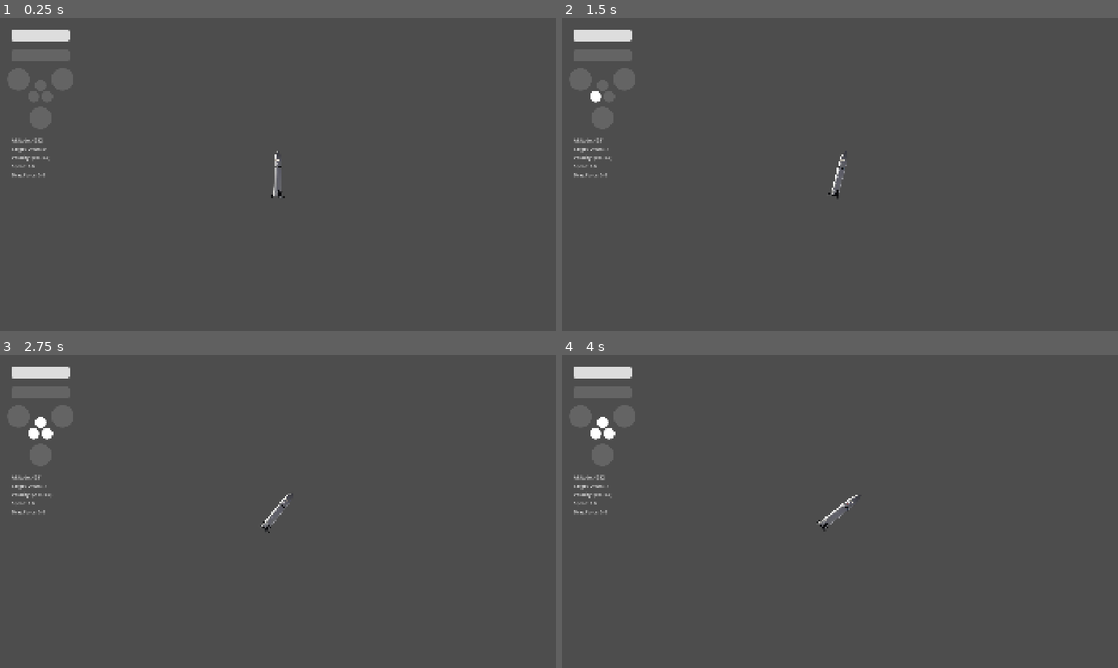
Above: before the commit, frames 1-4 (two rows, left to right).
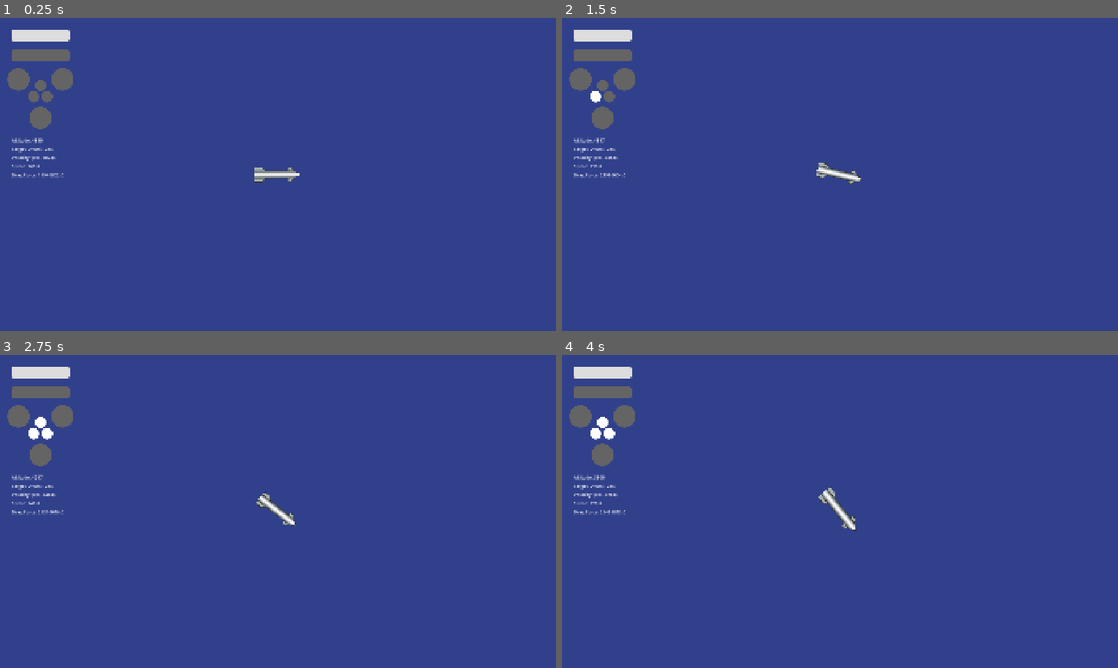
Above: after the commit, the same moments.

Repository: cyb3rgeorge/subnorminal
Game: Godot game, scene res://physics.tscn
Same seed, same stepped clock (60 frames per second), same inputs: the game is played once before the commit and once after it. The engine's default icon, where the game draws it, is replaced by a stand-in: a white triangle on a blue panel in a dark square.
Inputs (mouse positions are in pixels of both pictures, inside the frame that each line leads up to):
- Up to frame 1 (0.25 s): no input
- Up to frame 2 (1.5 s): tap Enter at 0.5 s; move the mouse to (962, 158) at 0.52 s; hold Right (rotateRight) 0.53-1.25 s; hold 1 (1Engine) 0.53-1.25 s; click (962, 158) at 0.67 s; drag from (728, 190) to (812, 237) at 1.27 s
- Up to frame 3 (2.75 s): move the mouse to (333, 442) at 2.02 s; hold Right (rotateRight) from 2.03 s (still down); hold 3 (3Engines) from 2.03 s (still down)
- Up to frame 4 (4 s): release Right (rotateRight) at 2.75 s; release 3 (3Engines) at 2.75 s; drag from (812, 574) to (673, 464) at 2.77 s; move the mouse to (1006, 558) at 3.52 s; hold Left (rotateLeft) from 3.53 s (still down); hold = (zoomIn) from 3.53 s (still down)

The runs differ from the first frame. In frame 1, 98% of the frame differs, in the area x 0-100%, y 0-100%; in frame 2, 98%; in frame 3, 98%; in frame 4, 98%.

Commit message:
Aesthetics and Borders

Diff:
--- a/physics.tscn
+++ b/physics.tscn
@@ -1,18 +1,21 @@
 [gd_scene format=3 uid="uid://bpewqquya7kue"]
 
-[ext_resource type="Texture2D" uid="uid://ddpdtrd0tbnna" path="res://images/hls.png" id="1_5ogd2"]
 [ext_resource type="Script" uid="uid://bw3qik1luvw6a" path="res://starship.gd" id="1_agxhv"]
+[ext_resource type="Texture2D" uid="uid://dqtmtm7nw3g0p" path="res://images/sky.png" id="1_syqjv"]
 [ext_resource type="Script" uid="uid://cx2qgefp2ad13" path="res://propGauge.gd" id="3_hk0ex"]
+[ext_resource type="Texture2D" uid="uid://c47ipy74s0tk6" path="res://images/starship.png" id="3_kvxyv"]
 [ext_resource type="Script" uid="uid://b1akmwma3e6rw" path="res://camera2d.gd" id="4_dfdgy"]
 [ext_resource type="Script" uid="uid://cg4gxkpa12mpb" path="res://throttle.gd" id="4_htxsa"]
-[ext_resource type="Texture2D" uid="uid://biqhk3b8fngfx" path="res://icon.svg" id="5_xf4yl"]
 [ext_resource type="Texture2D" uid="uid://caywmqxs4hsxs" path="res://images/ship3.png" id="6_3542s"]
 [ext_resource type="Texture2D" uid="uid://tmtv7bylagwc" path="res://images/ship2.png" id="7_dfdgy"]
 [ext_resource type="Texture2D" uid="uid://ccg11wl57j05n" path="res://images/ship1.png" id="8_kvxyv"]
 [ext_resource type="Texture2D" uid="uid://bv66xpmy23g1c" path="res://images/ship0.png" id="9_uxuuy"]
+[ext_resource type="Texture2D" uid="uid://c04miqp2afsji" path="res://images/tower.png" id="11_uxuuy"]
+[ext_resource type="Texture2D" uid="uid://d10s5uv25b8np" path="res://images/chopsticks.png" id="12_syqjv"]
+[ext_resource type="Texture2D" uid="uid://f1rduu3r0cgh" path="res://images/ground.png" id="12_uxuuy"]
 
 [sub_resource type="RectangleShape2D" id="RectangleShape2D_5wfv7"]
-size = Vector2(32478, 100)
+size = Vector2(17731.625, 282.08618)
 
 [sub_resource type="StyleBoxFlat" id="StyleBoxFlat_4y73a"]
 bg_color = Color(0.39215687, 0.39215687, 0.39215687, 1)
@@ -42,46 +45,69 @@
 corner_radius_bottom_right = 8
 corner_radius_bottom_left = 8
 
+[sub_resource type="RectangleShape2D" id="RectangleShape2D_3mne7"]
+size = Vector2(89, 24)
+
 [node name="Node2D" type="Node2D" unique_id=1745848919]
 
-[node name="Icon" type="Sprite2D" parent="." unique_id=326992581]
-position = Vector2(1125.501, 1078)
-scale = Vector2(251.03906, 1)
-texture = ExtResource("5_xf4yl")
+[node name="Sky" type="Sprite2D" parent="." unique_id=1290328160]
+position = Vector2(3540, -5140)
+scale = Vector2(203.62944, 183.74208)
+texture = ExtResource("1_syqjv")
+
+[node name="Ground" type="Sprite2D" parent="." unique_id=1673512014]
+position = Vector2(1335.0005, 2699.0002)
+scale = Vector2(11.068532, 7.0797496)
+texture = ExtResource("12_uxuuy")
 
 [node name="Starship" type="RigidBody2D" parent="." unique_id=1724685367]
-position = Vector2(960, -3068)
-rotation = 1.176179
-gravity_scale = 0.0
+position = Vector2(769, -3890.0002)
+rotation = 3.137519
 inertia = 1000.0
 can_sleep = false
 freeze_mode = 1
 linear_damp = 2.0
 angular_damp = 1.0
 script = ExtResource("1_agxhv")
-dryMass = 100000
-
-[node name="CollisionPolygon2D" type="CollisionPolygon2D" parent="Starship" unique_id=92514545]
-position = Vector2(-1, 0)
-rotation = -1.1670965
-polygon = PackedVector2Array(1, -84, 4, -80, 10, -68, 13, -56, 14, -44, 15, 77, -13, 77, -13, -46, -12, -56, -10, -64, -7, -72, -4, -78, -1, -83)
-
-[node name="Sprite2D" type="Sprite2D" parent="Starship" unique_id=343599404]
-rotation = -1.1670965
-scale = Vector2(0.23636362, 0.23636363)
-texture = ExtResource("1_5ogd2")
-
-[node name="Camera2D" type="Camera2D" parent="Starship" unique_id=1585750019]
-rotation = 0.36363494
-limit_enabled = false
-position_smoothing_speed = 4.0
+dryMass = 50000
+
+[node name="StarshipImage" type="Sprite2D" parent="Starship" unique_id=1824359622]
+position = Vector2(-2.37301e-06, 2.7894974e-05)
+rotation = -1.5707964
+scale = Vector2(2, 2)
+texture = ExtResource("3_kvxyv")
+
+[node name="Camera2D" type="Camera2D" parent="Starship" unique_id=2094013215]
 script = ExtResource("4_dfdgy")
+
+[node name="CollisionPolygon2D" type="CollisionPolygon2D" parent="Starship" unique_id=1983826992]
+polygon = PackedVector2Array(-78.00604, -0.24401855, -53.142853, -14.485718, -47.220703, -22.543518, -36.221222, -22.650085, -36.1243, -12.650513, 42.87201, -13.416138, 53.755188, -25.522217, 78.754, -25.764465, 79.24826, 25.233154, 53.24948, 25.485107, 42.133698, 13.592285, -35.88202, 12.348328, -35.785126, 22.34784, -35.785126, 22.34784, -46.784607, 22.454407, -54.87143, 13.53241, -77.99634, 0.7559204)
+
+[node name="Area2DFwd" type="Area2D" parent="Starship" unique_id=55732293 groups=["fwd"]]
+
+[node name="CollisionPolygon2D" type="CollisionPolygon2D" parent="Starship/Area2DFwd" unique_id=339011763]
+polygon = PackedVector2Array(-78.00607, -0.24401855, -53.142914, -14.485596, -47.220703, -22.543457, -36.221222, -22.650024, -36.785095, 22.357605, -46.784607, 22.454529, -53.87152, 13.522705, -77.99637, 0.75598145)
 
 [node name="Land" type="Area2D" parent="." unique_id=1206827131]
 position = Vector2(-10, 1120)
 
+[node name="CollisionShape2D3" type="CollisionShape2D" parent="Land" unique_id=2131039566]
+position = Vector2(2526.9993, -8605)
+rotation = -1.5714247
+scale = Vector2(0.99999994, 0.99999994)
+shape = SubResource("RectangleShape2D_5wfv7")
+
+[node name="CollisionShape2D2" type="CollisionShape2D" parent="Land" unique_id=273992061]
+position = Vector2(-878.80347, -8768.917)
+rotation = 1.5662671
+shape = SubResource("RectangleShape2D_5wfv7")
+
+[node name="CollisionShape2D4" type="CollisionShape2D" parent="Land" unique_id=480737914]
+position = Vector2(1093, -17256)
+shape = SubResource("RectangleShape2D_5wfv7")
+
 [node name="CollisionShape2D" type="CollisionShape2D" parent="Land" unique_id=333878887]
-position = Vector2(970, -40)
+position = Vector2(940, 39)
 shape = SubResource("RectangleShape2D_5wfv7")
 
 [node name="Telemetry" type="CanvasLayer" parent="." unique_id=65945142]
@@ -185,12 +211,42 @@
 position = Vector2(140, 275)
 texture = ExtResource("9_uxuuy")
 
+[node name="WinEndTimer" type="Timer" parent="." unique_id=1869314114]
+
 [node name="EndTimer" type="Timer" parent="." unique_id=86791372]
-wait_time = 2.0
 
 [node name="FailureStartTimer" type="Timer" parent="." unique_id=1928394822]
+wait_time = 5.0
 
 [node name="FailureTimer" type="Timer" parent="." unique_id=2068234445]
+wait_time = 5.0
+
+[node name="TowerArea" type="Area2D" parent="." unique_id=1781511207]
+
+[node name="Tower" type="Sprite2D" parent="TowerArea" unique_id=428413086]
+position = Vector2(935, 780)
+scale = Vector2(2, 2)
+texture = ExtResource("11_uxuuy")
+
+[node name="CollisionPolygon2D" type="CollisionPolygon2D" parent="TowerArea" unique_id=245403023]
+position = Vector2(927, 726)
+polygon = PackedVector2Array(-23, -181, 45, -181, 45, -155, 31, -155, 32, 289, -45, 288, -45, 256, -23, 255)
+
+[node name="ChopsticksArea" type="Area2D" parent="." unique_id=1521499371]
+
+[node name="Chopsticks" type="Sprite2D" parent="ChopsticksArea" unique_id=290342387]
+position = Vector2(998.00006, 630)
+scale = Vector2(1.9199998, 1.9199998)
+texture = ExtResource("12_syqjv")
+
+[node name="CollisionShape2D" type="CollisionShape2D" parent="ChopsticksArea" unique_id=1782389773]
+position = Vector2(1001.5, 612)
+shape = SubResource("RectangleShape2D_3mne7")
 
 [connection signal="body_entered" from="Land" to="Starship" method="_on_area_2d_body_entered"]
+[connection signal="timeout" from="WinEndTimer" to="Starship" method="_on_win_end_timer_timeout"]
 [connection signal="timeout" from="EndTimer" to="Starship" method="_on_end_timer_timeout"]
+[connection signal="timeout" from="FailureStartTimer" to="Starship" method="_on_failure_start_timer_timeout"]
+[connection signal="timeout" from="FailureTimer" to="Starship" method="_on_failure_timer_timeout"]
+[connection signal="body_entered" from="TowerArea" to="Starship" method="_on_tower_area_body_entered"]
+[connection signal="area_entered" from="ChopsticksArea" to="Starship" method="_on_chopsticks_area_area_entered"]
--- a/project.godot
+++ b/project.godot
@@ -32,6 +32,8 @@
 [global_group]
 
 hls=""
+fwd=""
+aft=""
 
 [input]
 
--- a/starship.gd
+++ b/starship.gd
@@ -13,11 +13,11 @@
 @export var dryMass = 1000
 
 # Corrections
-const altitudeCorrection = 964
-const targetOffsetCorrection = 960
+const altitudeCorrection = 1014
+const targetOffsetCorrection = 1014
 
 # Specs
-var power = 500
+var power = 2000
 var angularPower = 500
 
 var thrust = Vector2.ZERO
@@ -34,54 +34,6 @@
 
 	$"../FailureStartTimer".start()
 
-func _on_failure_start_timer_timeout() -> void:
-	$"../FailureTimer".start()
-
-func _on_failure_timer_timeout() -> void:
-	var failureNumber = rng.randf_range(0.0, 42.0)
-	print(failureNumber)
-	if Global.failures < 3:
-		if failureNumber > 21.0:
-			Global.failures = Global.failures + 1
-			get_tree().change_scene_to_file("res://failure.tscn")
-		else:
-			$"../FailureTimer".start()
-	if Global.failures > 3 and Global.failures < 5:
-		if failureNumber > 24.0:
-			Global.failures = Global.failures + 1
-			get_tree().change_scene_to_file("res://failure.tscn")
-		else:
-			$"../FailureTimer".start()
-	if Global.failures > 5 and Global.failures < 8:
-		if failureNumber > 27.0:
-			Global.failures = Global.failures + 1
-			get_tree().change_scene_to_file("res://failure.tscn")
-		else:
-			$"../FailureTimer".start()
-	if Global.failures > 8 and Global.failures < 11:
-		if failureNumber > 30.0:
-			Global.failures = Global.failures + 1
-			get_tree().change_scene_to_file("res://failure.tscn")
-		else:
-			$"../FailureTimer".start()
-	if Global.failures > 11 and Global.failures < 13:
-		if failureNumber > 33.0:
-			Global.failures = Global.failures + 1
-			get_tree().change_scene_to_file("res://failure.tscn")
-		else:
-			$"../FailureTimer".start()
-	if Global.failures > 13 and Global.failures < 16:
-		if failureNumber > 36.0:
-			Global.failures = Global.failures + 1
-			get_tree().change_scene_to_file("res://failure.tscn")
-		else:
-			$"../FailureTimer".start()
-	if Global.failures > 16 and Global.failures < 20:
-		if failureNumber > 39.0:
-			Global.failures = Global.failures + 1
-			get_tree().change_scene_to_file("res://failure.tscn")
-		else:
-			$"../FailureTimer".start()
 
 func get_input():
 	thrust = Vector2.ZERO
@@ -137,7 +89,6 @@
 	var dragDirection = -sign(linear_velocity.y)
 	apply_central_force(Vector2(0, dragForce * dragDirection))
 
-
 	$"../Telemetry/Control/Altimeter".text = "Altitude: " + str(-altitude + altitudeCorrection)
 	$"../Telemetry/Control/TargetOffset".text = "Target Offset: " + str(targetOffset - targetOffsetCorrection)
 	$"../Telemetry/Control/Velocity".text = "Velocity: " + str(velocity)
@@ -156,9 +107,27 @@
 
 func _on_area_2d_body_entered(body: Node2D) -> void:
 	if body == self:
+		print("failure")
 		set_deferred("freeze", true)
 		Global.failures = Global.failures + 1
 		$"../EndTimer".start()
 
+func _on_tower_area_body_entered(body: Node2D) -> void:
+	if body == self:
+		print("failure")
+		set_deferred("freeze", true)
+		Global.failures = Global.failures + 1
+		$"../EndTimer".start()
+
+func _on_chopsticks_area_area_entered(area: Area2D) -> void:
+	if area.is_in_group("fwd"):
+		print("success")
+		set_deferred("freeze", true)
+		Global.failures = Global.failures + 1
+		$"../WinEndTimer".start()
+
 func _on_end_timer_timeout() -> void:
-	get_tree().change_scene_to_file("res://menu.tscn")
+	get_tree().change_scene_to_file("res://failure.tscn")
+
+func _on_win_end_timer_timeout() -> void:
+	get_tree().change_scene_to_file("res://success.tscn")
--- /dev/null
+++ b/success.tscn
@@ -0,0 +1,3 @@
+[gd_scene format=3 uid="uid://dv2oggy0s7wb1"]
+
+[node name="success" type="Node2D" unique_id=1615101419]
Binary file added: images/chopsticks.png
Not shown, added: images/chopsticks.png.import
Binary file added: images/ground.png
Not shown, added: images/ground.png.import
Binary file added: images/raptor1.png
Not shown, added: images/raptor1.png.import
Binary file added: images/raptor2.png
Not shown, added: images/raptor2.png.import
Binary file added: images/raptor3.png
Not shown, added: images/raptor3.png.import
Binary file added: images/raptor4.png
Not shown, added: images/raptor4.png.import
(and 6 more such lines)
